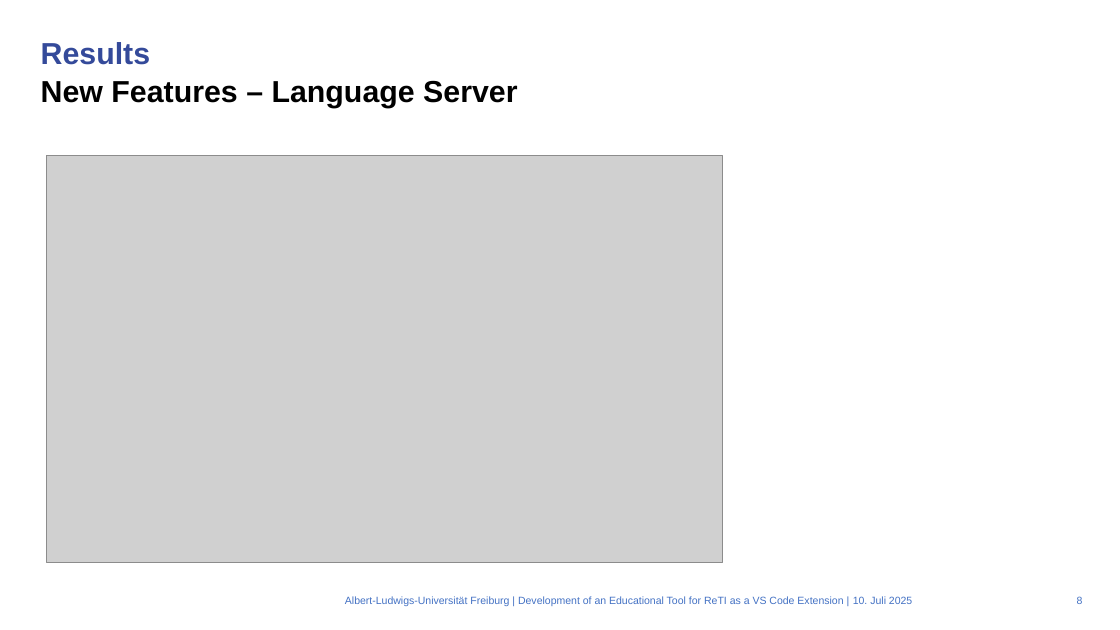
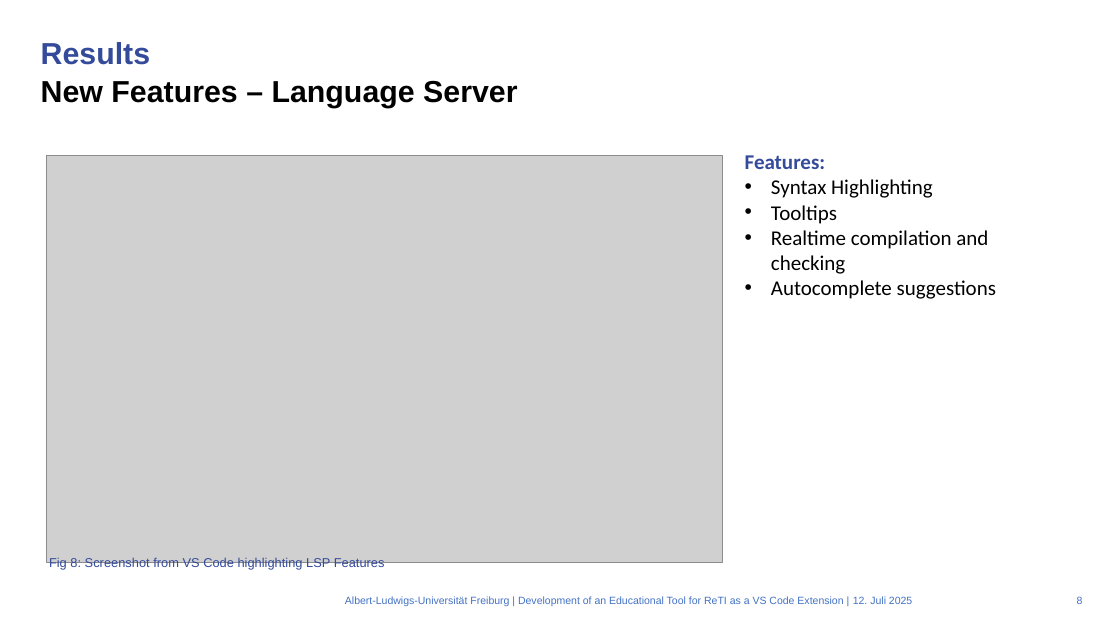
Before and after one commit to mlt279/vscode-reti, a slide deck: slide 8 of presentation/presentation.pptx. Drawn at 1120x630 pixels with LibreOffice and Linux fonts; fonts in the diff are those of the drawing; grey boxes stand for pictures; background and template pictures are left out. Boxes give left, top, right and bottom in pixels: in the first picture for what was removed or moved away, otherwise in the second. Text is boxed around its words. In the diff, an @@ line names an element or a change of style, - is before the commit and + after.

```diff
--- a/presentation/presentation.pptx
+++ b/presentation/presentation.pptx
@@ text added at [745, 155, 996, 299], 18 pt, text #000000 @@
+Features:
+• Syntax Highlighting
+• Tooltips
+• Realtime compilation and checking
+• Autocomplete suggestions
@@ text added at [49, 557, 385, 570], 11 pt, text #344A9A @@
+Fig 8: Screenshot from VS Code highlighting LSP Features
@@ text at [853, 596, 912, 604]: text changed @@
-10. Juli 2025
+12. Juli 2025
```
Also in this commit, not shown: 13 other slides changed, 1 slide added.
